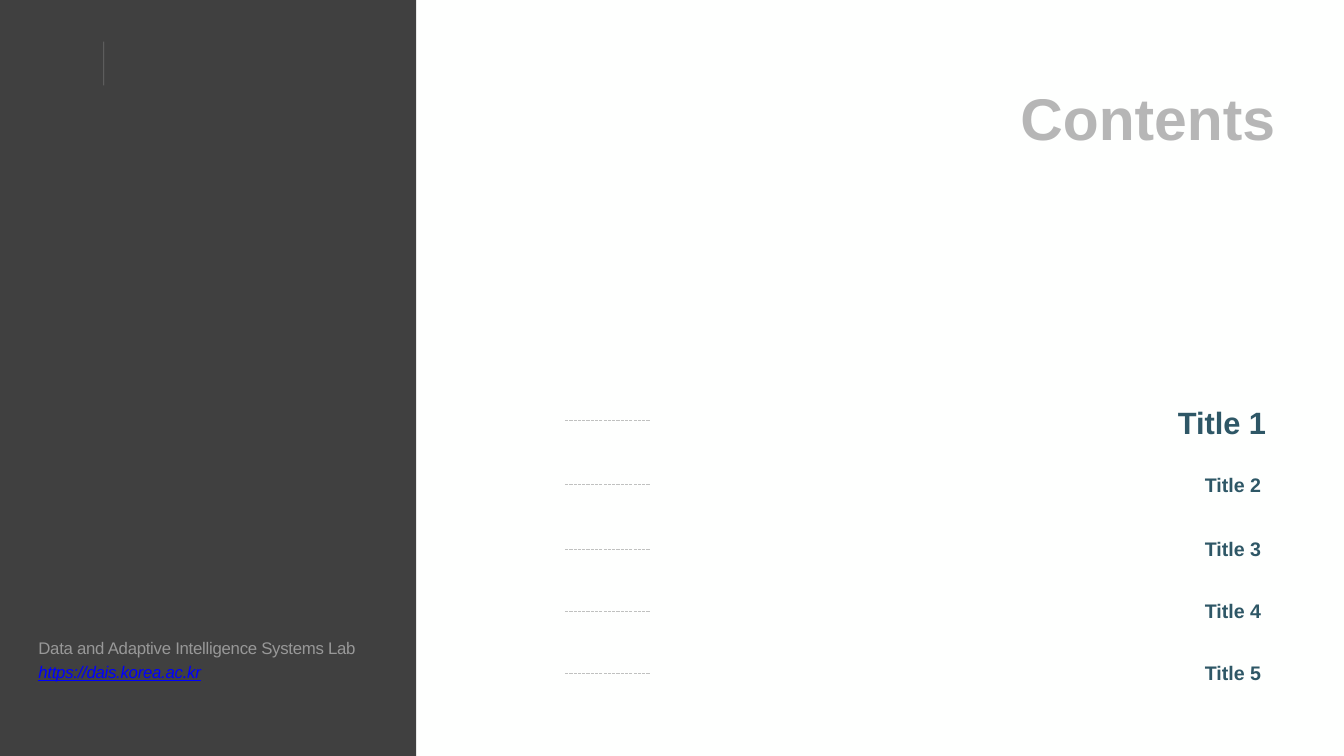
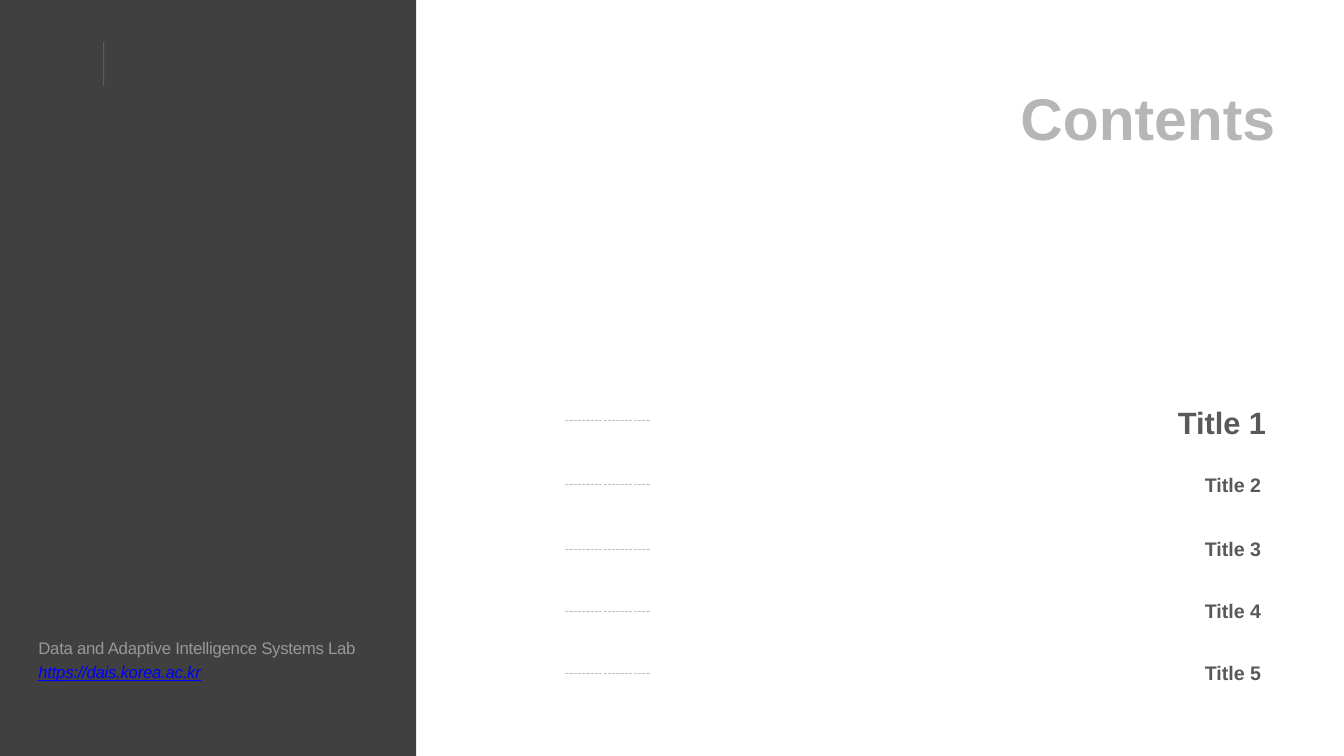
Before and after one commit to woojoonjung/DAIS_designassets, a slide deck: slide 3 of DAIS_ppt_template_grey.pptx. Drawn at 1344x756 pixels with LibreOffice and Linux fonts; fonts in the diff are those of the drawing; background and template pictures are left out. Boxes give left, top, right and bottom in pixels: in the first picture for what was removed or moved away, otherwise in the second. Text is boxed around its words. In the diff, an @@ line names an element or a change of style, - is before the commit and + after.

```diff
--- a/DAIS_ppt_template_grey.pptx
+++ b/DAIS_ppt_template_grey.pptx
@@ text colour #2E5766 to #595959 in 5 elements at (1205, 666, 1261, 680), (1205, 604, 1261, 618), (1205, 542, 1261, 556), (1205, 478, 1261, 492), (1178, 411, 1266, 435) @@
```
Also in this commit, not shown: 2 other slides changed.
